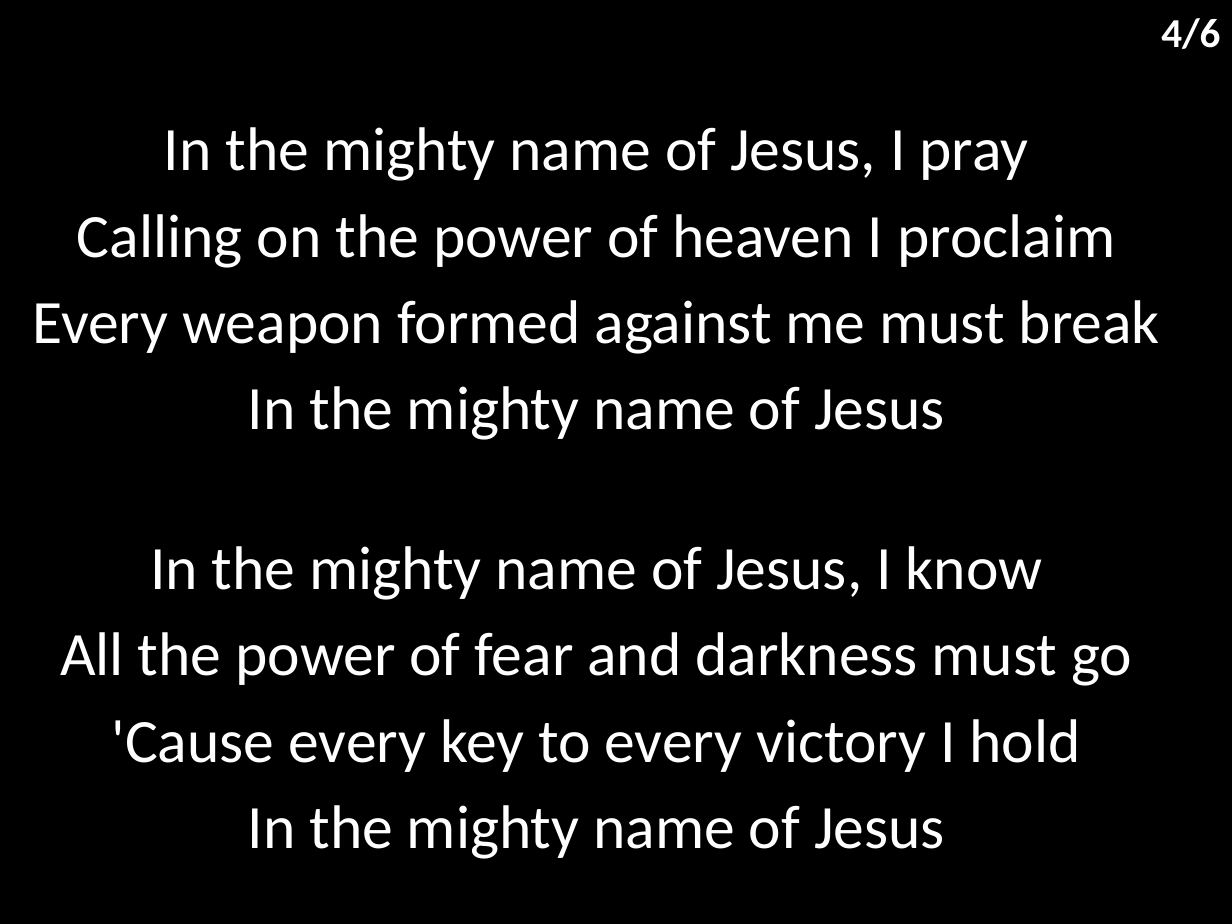
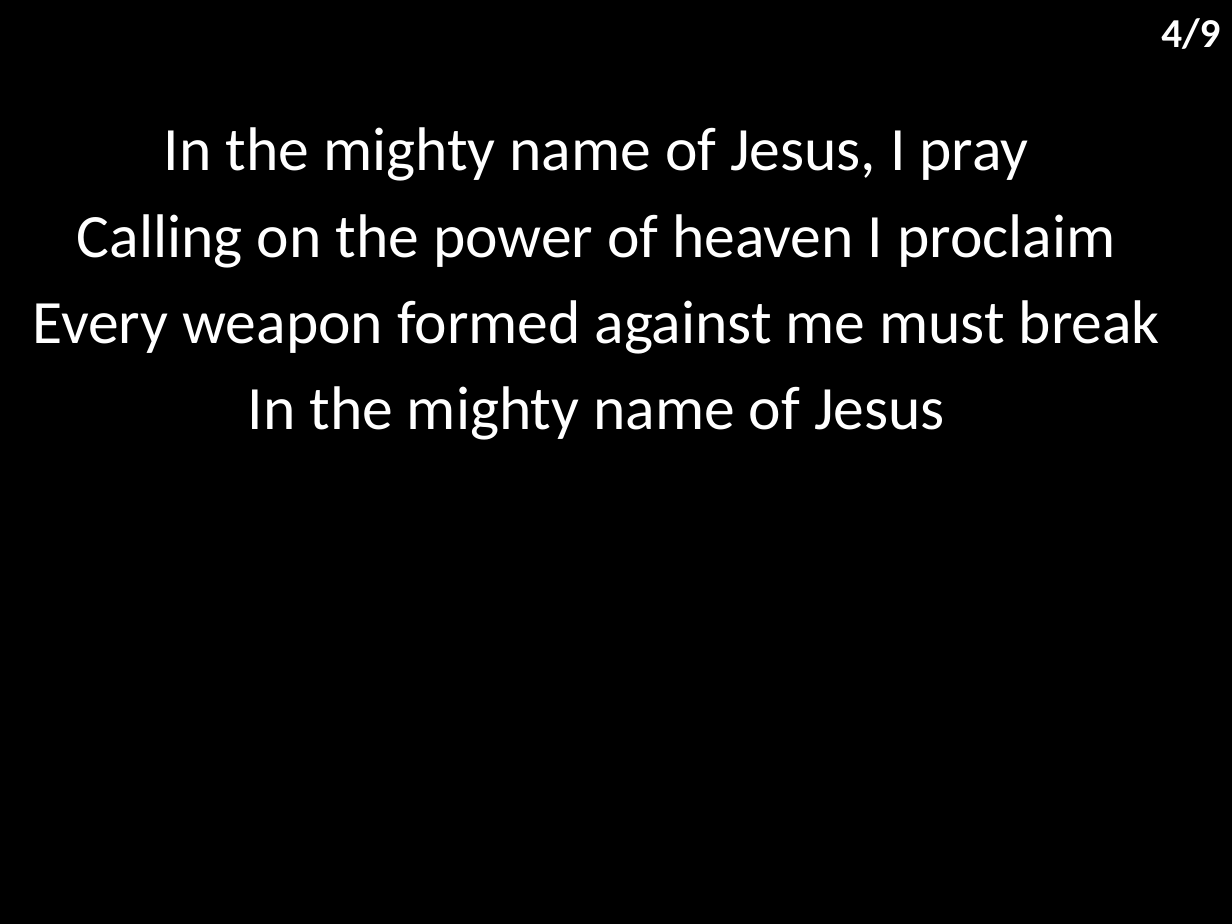
Before and after one commit to hoo-are-ya/worship, a slide deck: slide 5 of docs/songs/mighty name of jesus.pptx. Drawn at 1232x924 pixels with LibreOffice and Linux fonts; fonts in the diff are those of the drawing. Boxes give left, top, right and bottom in pixels: in the first picture for what was removed or moved away, otherwise in the second. Text is boxed around its words. In the diff, an @@ line names an element or a change of style, - is before the commit and + after.

```diff
--- a/docs/songs/mighty name of jesus.pptx
+++ b/docs/songs/mighty name of jesus.pptx
@@ text at (1161,18,1220,49): text changed @@
-4/6
+4/9
@@ subtitle at (60,546,1132,859): paragraphs removed @@
-In the mighty name of Jesus, I know
-All the power of fear and darkness must go
-'Cause every key to every victory I hold
-In the mighty name of Jesus
```
Also in this commit, not shown: 5 other slides changed, 3 slides added, 3 other files.
